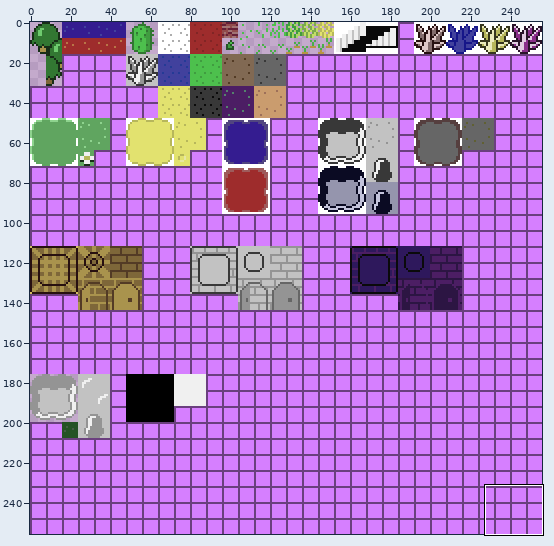
Two versions of one sprite sheet, src/resources/textures/tiles.png. Above: a wide view before the commit, with the close-up outlined.
Close-up. As it was:
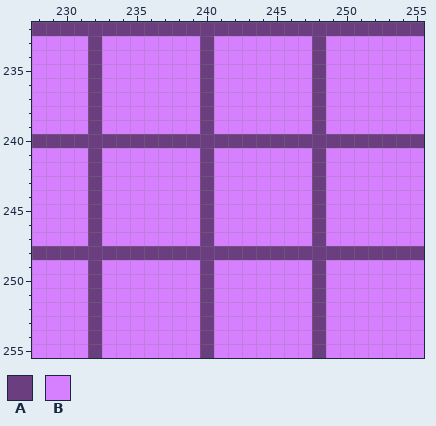
The file is 256x256 pixels. Shown: x 228..255, y 232..255.
Palette (. is transparent): A #6b3f7f  B #d67fff
Pixels before, first column x 228:
232 AAAAAAAAAAAAAAAAAAAAAAAAAAAA
233 BBBBABBBBBBBABBBBBBBABBBBBBB
234 BBBBABBBBBBBABBBBBBBABBBBBBB
235 BBBBABBBBBBBABBBBBBBABBBBBBB
236 BBBBABBBBBBBABBBBBBBABBBBBBB
237 BBBBABBBBBBBABBBBBBBABBBBBBB
238 BBBBABBBBBBBABBBBBBBABBBBBBB
239 BBBBABBBBBBBABBBBBBBABBBBBBB
240 AAAAAAAAAAAAAAAAAAAAAAAAAAAA
241 BBBBABBBBBBBABBBBBBBABBBBBBB
242 BBBBABBBBBBBABBBBBBBABBBBBBB
243 BBBBABBBBBBBABBBBBBBABBBBBBB
244 BBBBABBBBBBBABBBBBBBABBBBBBB
245 BBBBABBBBBBBABBBBBBBABBBBBBB
246 BBBBABBBBBBBABBBBBBBABBBBBBB
247 BBBBABBBBBBBABBBBBBBABBBBBBB
248 AAAAAAAAAAAAAAAAAAAAAAAAAAAA
249 BBBBABBBBBBBABBBBBBBABBBBBBB
250 BBBBABBBBBBBABBBBBBBABBBBBBB
251 BBBBABBBBBBBABBBBBBBABBBBBBB
252 BBBBABBBBBBBABBBBBBBABBBBBBB
253 BBBBABBBBBBBABBBBBBBABBBBBBB
254 BBBBABBBBBBBABBBBBBBABBBBBBB
255 BBBBABBBBBBBABBBBBBBABBBBBBB
After:
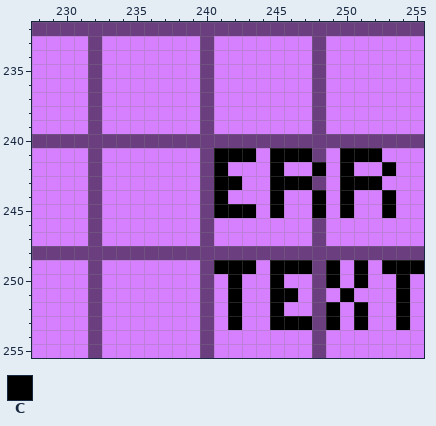
Colours new in this view: C #000000
From old to new:
Colour C replaces colour A in row 242 at x 248; in rows 244 to 245 at x 248.
Colour C replaces colour B in row 241 at x 241 to 243, 245 to 247 and 250 to 252; in row 242 at x 241, 245, 250 and 253; in row 243 at x 241 to 242, 245 to 247 and 250 to 252; in row 244 at x 241, 245, 250 and 253; in row 245 at x 241 to 243, 245, 250 and 253; in row 249 at x 241 to 243, 245 to 247, 249, 251 and 253 to 255.
Colour C replaces colour B in row 250 at x 242, 245, 249, 251 and 254; in row 251 at x 242, 245 to 246, 250 and 254; in row 252 at x 242, 245, 249, 251 and 254; in row 253 at x 242, 245 to 247, 249, 251 and 254.
